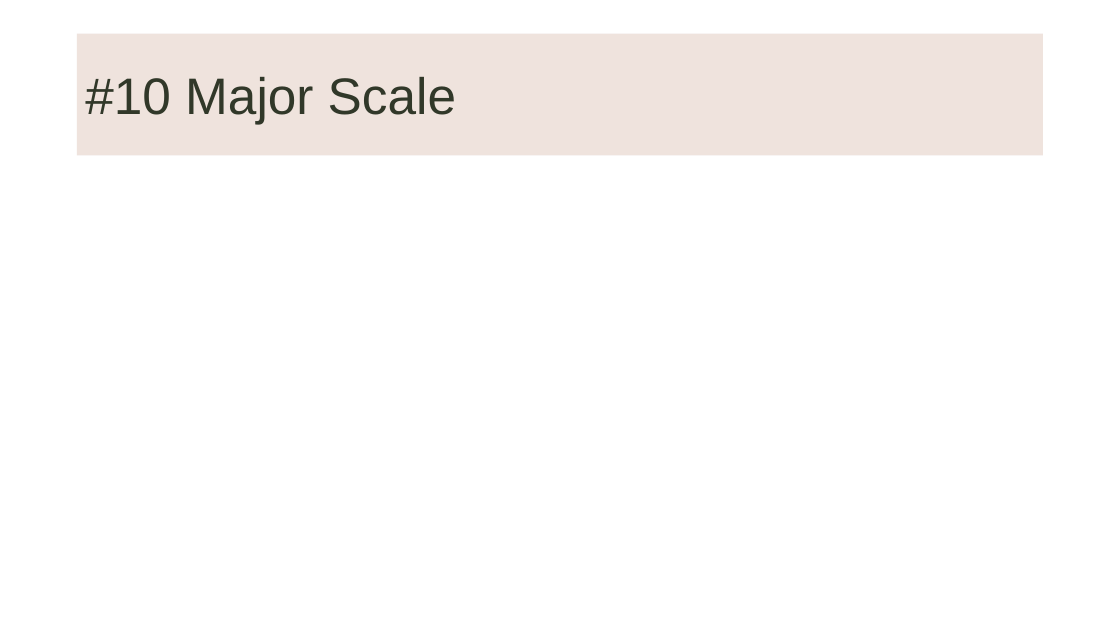
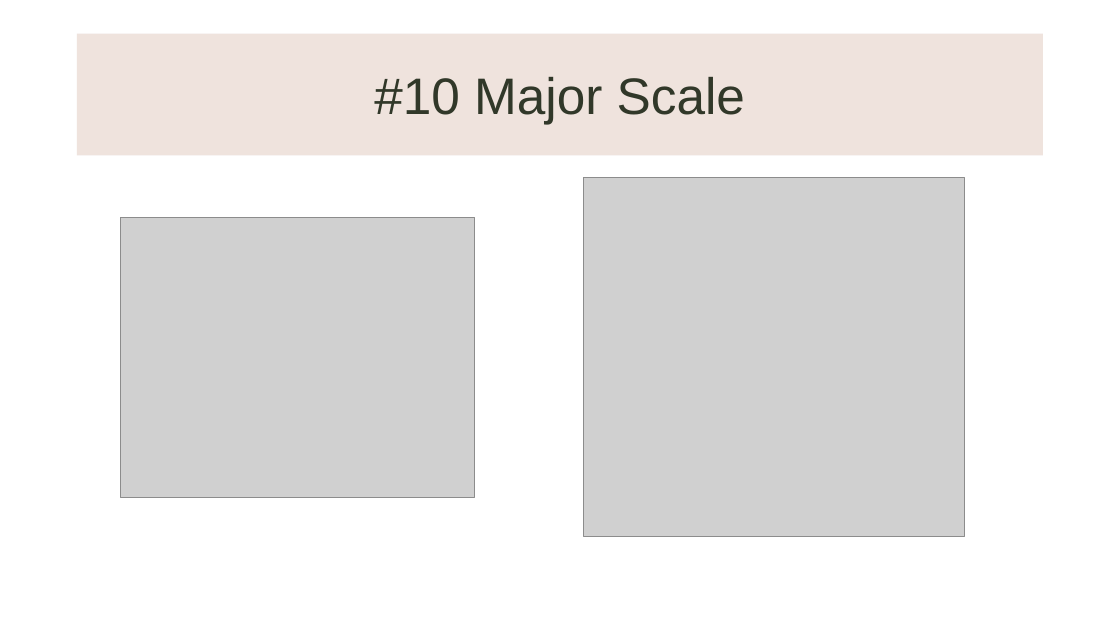
Before and after one commit to KnowledgeMavens/Science-Tech, a slide deck: slide 7 of Music Theory 02-17-18/Music Theory 02-17-18.pptx. Drawn at 1120x630 pixels with LibreOffice and Linux fonts; fonts in the diff are those of the drawing; grey boxes stand for pictures; background and template pictures are left out. Boxes give left, top, right and bottom in pixels: in the first picture for what was removed or moved away, otherwise in the second. Text is boxed around its words. In the diff, an @@ line names an element or a change of style, - is before the commit and + after.

```diff
--- a/Music Theory 02-17-18/Music Theory 02-17-18.pptx
+++ b/Music Theory 02-17-18/Music Theory 02-17-18.pptx
@@ title "#10 Major Scale" at bbox=[77, 34, 1044, 155]: alignment left to centre @@
@@ picture added at bbox=[584, 178, 965, 537] @@
@@ picture added at bbox=[120, 217, 475, 497] @@
```
Also in this commit, not shown: 16 other slides changed, 2 slides added, 2 slides removed, 1 other file.
